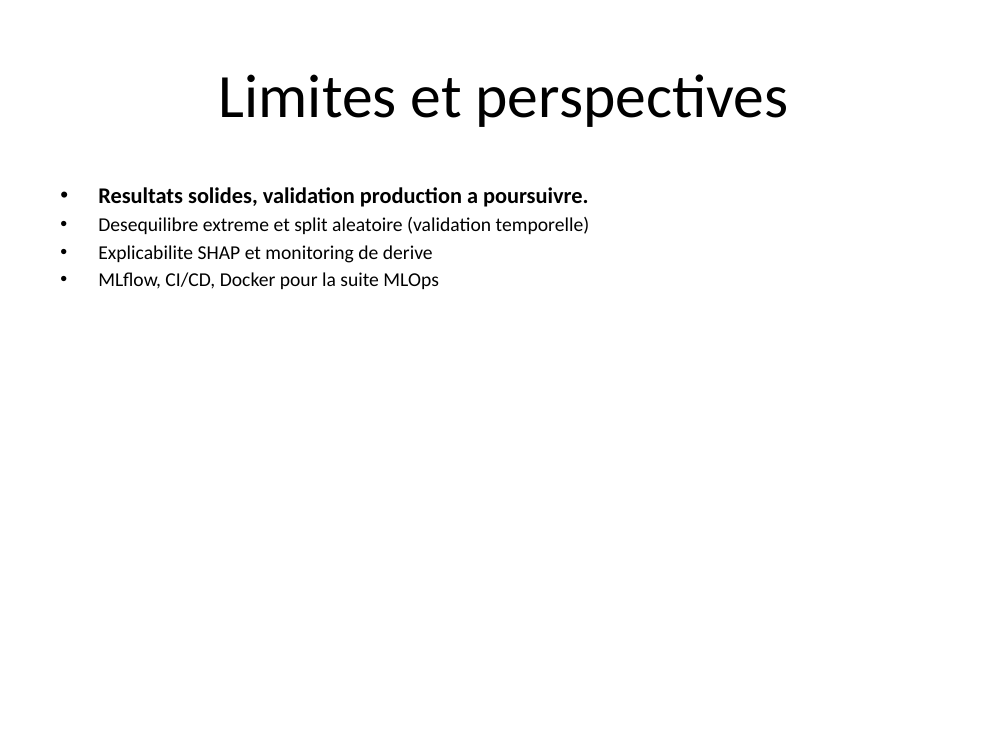
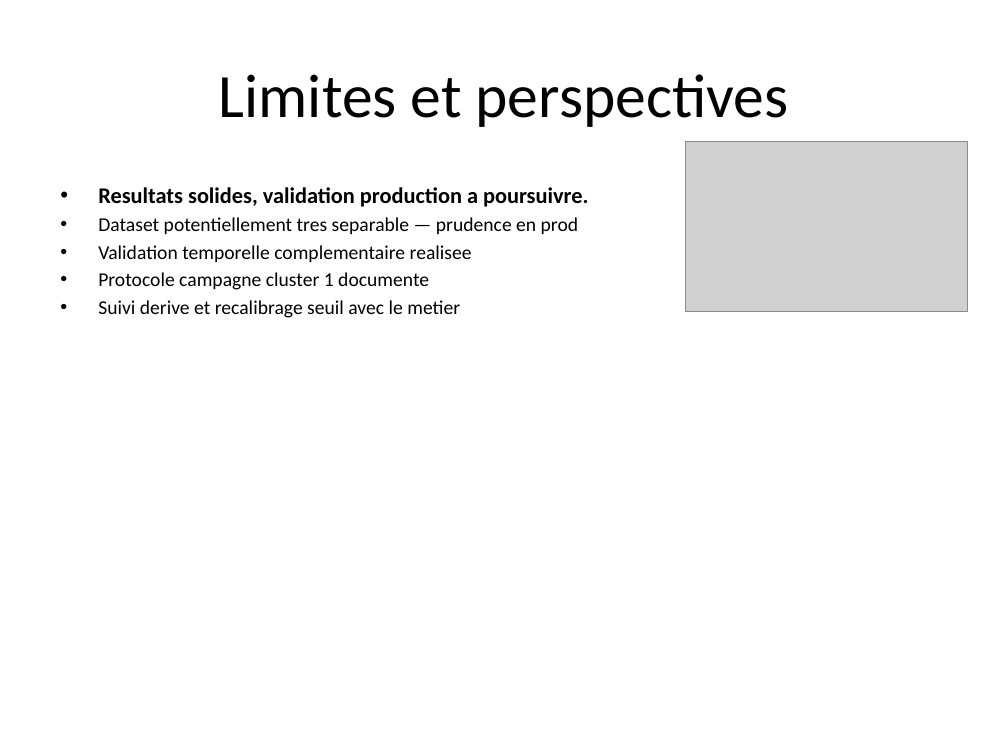
Before and after one commit to itsKokou/projet_ml, a slide deck: slide 12 of reports/presentation_finale.pptx. Drawn at 1008x756 pixels with LibreOffice and Linux fonts; fonts in the diff are those of the drawing; grey boxes stand for pictures. Boxes give left, top, right and bottom in pixels: in the first picture for what was removed or moved away, otherwise in the second. Text is boxed around its words. In the diff, an @@ line names an element or a change of style, - is before the commit and + after.

```diff
--- a/reports/presentation_finale.pptx
+++ b/reports/presentation_finale.pptx
@@ picture added at (685, 141, 968, 311) @@
@@ text at (98, 217, 578, 318): text changed @@
-• Desequilibre extreme et split aleatoire (validation temporelle)
-• Explicabilite SHAP et monitoring de derive
-• MLflow, CI/CD, Docker pour la suite MLOps
+• Dataset potentiellement tres separable — prudence en prod
+• Validation temporelle complementaire realisee
+• Protocole campagne cluster 1 documente
+• Suivi derive et recalibrage seuil avec le metier
```
Also in this commit, not shown: 5 other slides changed, 51 other files.
